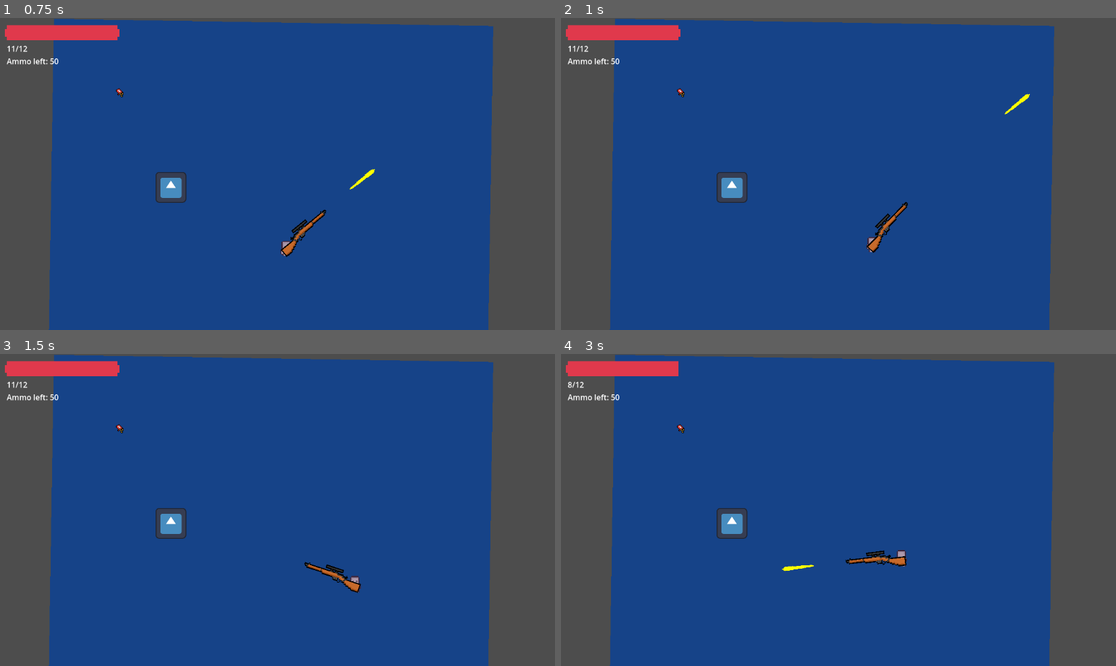
Above: before the commit, frames 1-4 (two rows, left to right).
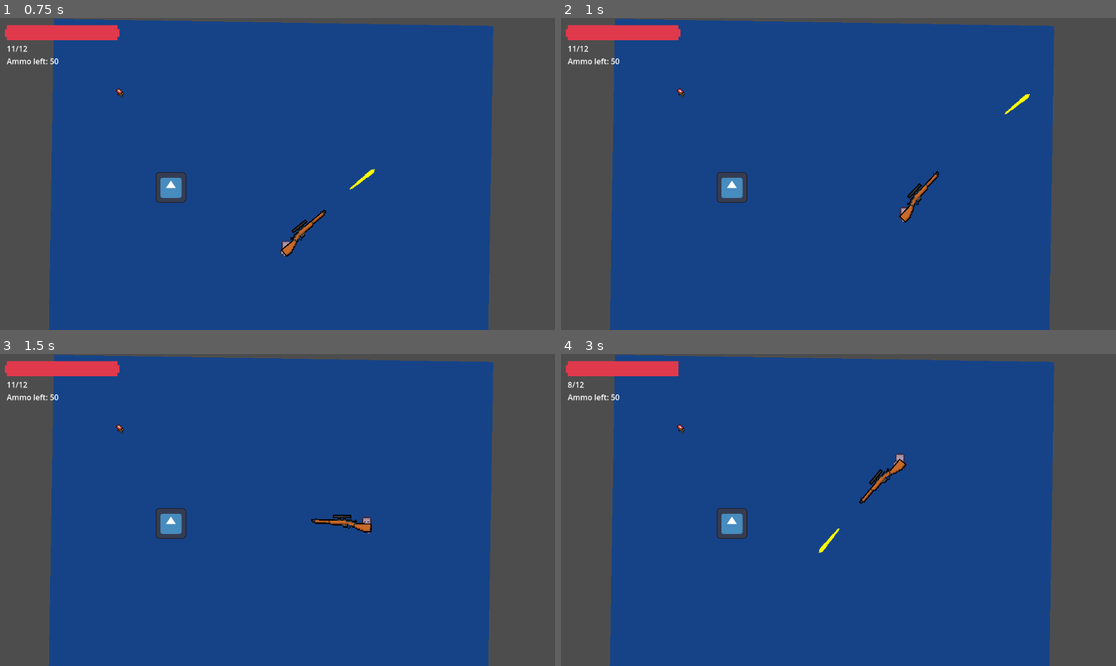
Above: after the commit, the same moments.

Repository: MettallicOnyx/Boss-Rush-Jam-Project
Game: Godot game, scene res://scenes/boss_rush_jam.tscn
The game is run twice, just before and just after one commit, with the same random seed, the same clock (stepped at 60 frames per second) and the same inputs. The engine's default icon, where the game draws it, is replaced by a stand-in: a white triangle on a blue panel in a dark square.
Inputs (mouse positions are in pixels of both pictures, inside the frame that each line leads up to):
- Up to frame 1 (0.75 s): tap Enter (ui_accept) at 0.5 s; move the mouse to (399, 158) at 0.52 s; hold D (right) from 0.53 s (still down); click (399, 158) at 0.6 s
- Up to frame 2 (1 s): keep holding D (right); tap Enter (ui_accept) at 0.77 s; tap Shift (dash, bound only after the commit) at 0.8 s
- Up to frame 3 (1.5 s): move the mouse to (166, 525) at 1.27 s; release D (right) at 1.28 s; hold S (down) from 1.28 s (still down); tap Shift (dash, bound only after the commit) at 1.35 s
- Up to frame 4 (3 s): tap Enter (ui_accept) at 1.52 s; click (727, 525) at 1.55 s; move the mouse to (894, 441) at 2.02 s; release S (down) at 2.03 s; hold D (right) 2.03-2.78 s; tap E (ability) at 2.1 s; click (894, 441) at 2.17 s; tap Shift (dash, bound only after the commit) at 2.3 s; move the mouse to (810, 572) at 2.77 s; hold W (up) from 2.78 s (still down); click (810, 572) at 2.85 s

Frame 1 is identical in both runs. In frame 2, 0.6% of the frame differs, in the area x 55-69%, y 48-76%; in frame 3, 0.7%; in frame 4, 0.8%, in the area x 39-63%, y 31-70%.

Commit message:
added dash and re-organised gun code

Diff:
--- a/project.godot
+++ b/project.godot
@@ -67,6 +67,11 @@
 "events": [Object(InputEventKey,"resource_local_to_scene":false,"resource_name":"","device":-1,"window_id":0,"alt_press …(192 unchanged characters)…
 ]
 }
+dash={
+"deadzone": 0.5,
+"events": [Object(InputEventKey,"resource_local_to_scene":false,"resource_name":"","device":-1,"window_id":0,"alt_pressed":false,"shift_pressed":false,"ctrl_pressed":false,"meta_pressed":false,"pressed":false,"keycode":0,"physical_keycode":4194325,"key_label":0,"unicode":0,"location":0,"echo":false,"script":null)
+]
+}
 
 [layer_names]
 
--- a/scripts/components/gun_class.gd
+++ b/scripts/components/gun_class.gd
@@ -1,6 +1,34 @@
 extends Node2D
 class_name Gun
+
+const BULLET = preload("res://scenes/weapons/bullet.tscn")
 
 @export var clip_size: int #how many bullets the gun can hold at once
 @export var ammo_in_clip: int #ammo currently in the gun
 var current_ammo: int #how many ammo the player has in their inventory
+
+@onready var player: CharacterBody2D = $".."
+
+func shoot_bullet(muzzle):
+	ammo_in_clip -= 1
+	var bullet_instance = BULLET.instantiate()
+	get_tree().root.add_child(bullet_instance)
+	bullet_instance.global_position = muzzle.global_position
+	bullet_instance.rotation = rotation
+
+func do_recoil(recoil_strength):
+	var recoil_angle := player.position.angle_to_point(get_global_mouse_position())
+	var recoil_dir := -Vector2.RIGHT.rotated(recoil_angle);
+
+	if player.velocity.x > 0 || player.velocity.y > 0:
+		player.velocity = -recoil_dir * recoil_strength;
+	else:
+		player.velocity = recoil_dir * recoil_strength;
+
+func reload_gun():
+	if ammo_in_clip < clip_size:
+		var ammo_needed = clip_size - ammo_in_clip
+		var ammo_to_reload = min(ammo_needed, current_ammo)
+
+		ammo_in_clip += ammo_to_reload
+		current_ammo -= ammo_to_reload
--- a/scripts/player/player.gd
+++ b/scripts/player/player.gd
@@ -7,6 +7,12 @@
 @export var animation_player : AnimatedSprite2D
 @export var health_component: HealthComponent
 @export var weapon_list : Array[Node2D]
+@export var dash_distance: float = 200.0  # Maximum distance for the dash
+@export var dash_speed: float = 500.0  # Speed of the dash
+
+var is_dashing: bool = false
+var dash_target: Vector2
+var dash_start_position: Vector2
 
 var current_dir = "none"
 var weapon_index: int = 0
@@ -17,7 +23,7 @@
 func _ready() -> void:
 	set_weapon()
 
-func _physics_process(_delta: float) -> void:
+func _physics_process(delta: float) -> void:
 	var direction_x = Input.get_axis("left", "right")
 	var direction_y = Input.get_axis("up", "down")
 	var direction = Vector2(direction_x, direction_y).normalized()
@@ -43,6 +49,13 @@
 	#velocity.x = move_toward(velocity.x, speed * direction.x, accel)
 	#velocity.y = move_toward(velocity.y, speed * direction.y, accel)
 
+	if is_dashing:
+		global_position = global_position.move_toward(dash_target, dash_speed * delta)
+
+		# Check if dash is complete
+	if global_position.distance_to(dash_target) < 1.0 or global_position.distance_to(dash_start_position) >= dash_distance:
+		is_dashing = false
+
 	velocity = velocity.move_toward(direction * speed, accel)
 
 	move_and_slide()
@@ -56,6 +69,12 @@
 		weapon_index += 1
 		set_weapon()
 
+	if Input.is_action_just_pressed("dash"):
+		dash_start_position = global_position
+		var mouse_position = get_global_mouse_position()
+		var direction = (mouse_position - global_position).normalized()
+		dash_target = global_position + direction * dash_distance
+		is_dashing = true
 
 func handle_animation(direction, is_flipped, animation_name):
 		current_dir = direction
--- a/scripts/weapons/gun.gd
+++ b/scripts/weapons/gun.gd
@@ -2,13 +2,10 @@
 
 signal shot_fired
 
-const BULLET = preload("res://scenes/weapons/bullet.tscn")
-
 #Clip size var determines how much ammo a gun can hold at once
 
+@onready var gunshot: AudioStreamPlayer2D = $Gunshot
 @onready var muzzle: Marker2D = $Marker2D
-@onready var player: CharacterBody2D = $".."
-@onready var gunshot: AudioStreamPlayer2D = $Gunshot
 
 var recoil_strength: float = 300.0
 
@@ -31,36 +28,12 @@
 func _input(_event: InputEvent) -> void:
 	if Input.is_action_just_pressed("shoot"):
 		if ammo_in_clip > 0:
-			shoot_bullet()
-			do_recoil()
+			shoot_bullet(muzzle)
+			do_recoil(recoil_strength)
 			shot_fired.emit()
+			gunshot.play()
 	if Input.is_action_just_pressed("reload"):
 		reload_gun()
 
-func shoot_bullet():
-	ammo_in_clip -= 1
-	var bullet_instance = BULLET.instantiate()
-	get_tree().root.add_child(bullet_instance)
-	bullet_instance.global_position = muzzle.global_position
-	bullet_instance.rotation = rotation
-	gunshot.play()
-
-func do_recoil():
-	var recoil_angle := player.position.angle_to_point(get_global_mouse_position())
-	var recoil_dir := -Vector2.RIGHT.rotated(recoil_angle);
-
-	if player.velocity.x > 0 || player.velocity.y > 0:
-		player.velocity = -recoil_dir * recoil_strength;
-	else:
-		player.velocity = recoil_dir * recoil_strength;
-
-func reload_gun():
-	if ammo_in_clip < clip_size:
-		var ammo_needed = clip_size - ammo_in_clip
-		var ammo_to_reload = min(ammo_needed, current_ammo)
-
-		ammo_in_clip += ammo_to_reload
-		current_ammo -= ammo_to_reload
-
 func _on_shot_fired() -> void:
 	pass
